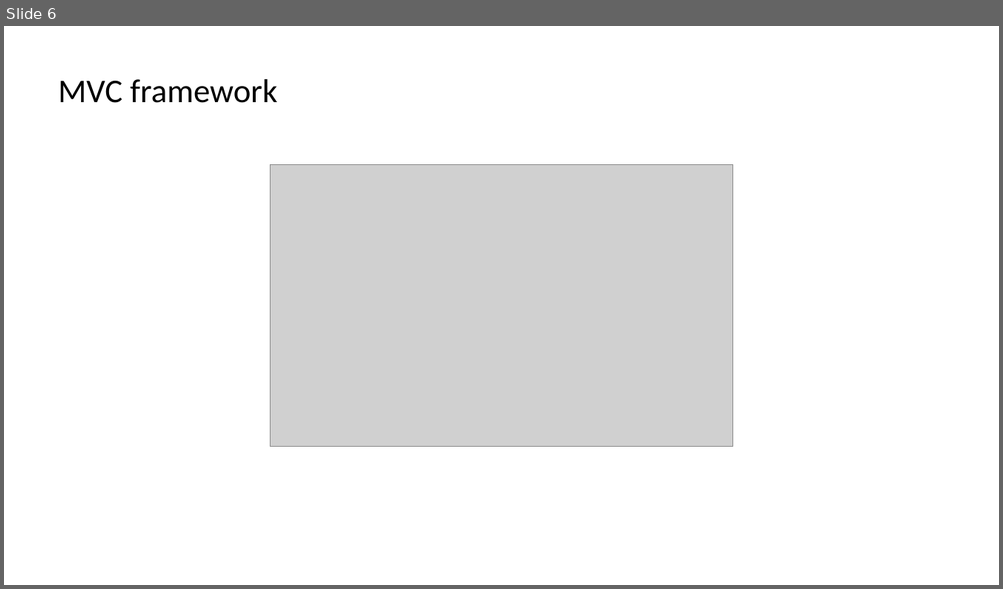
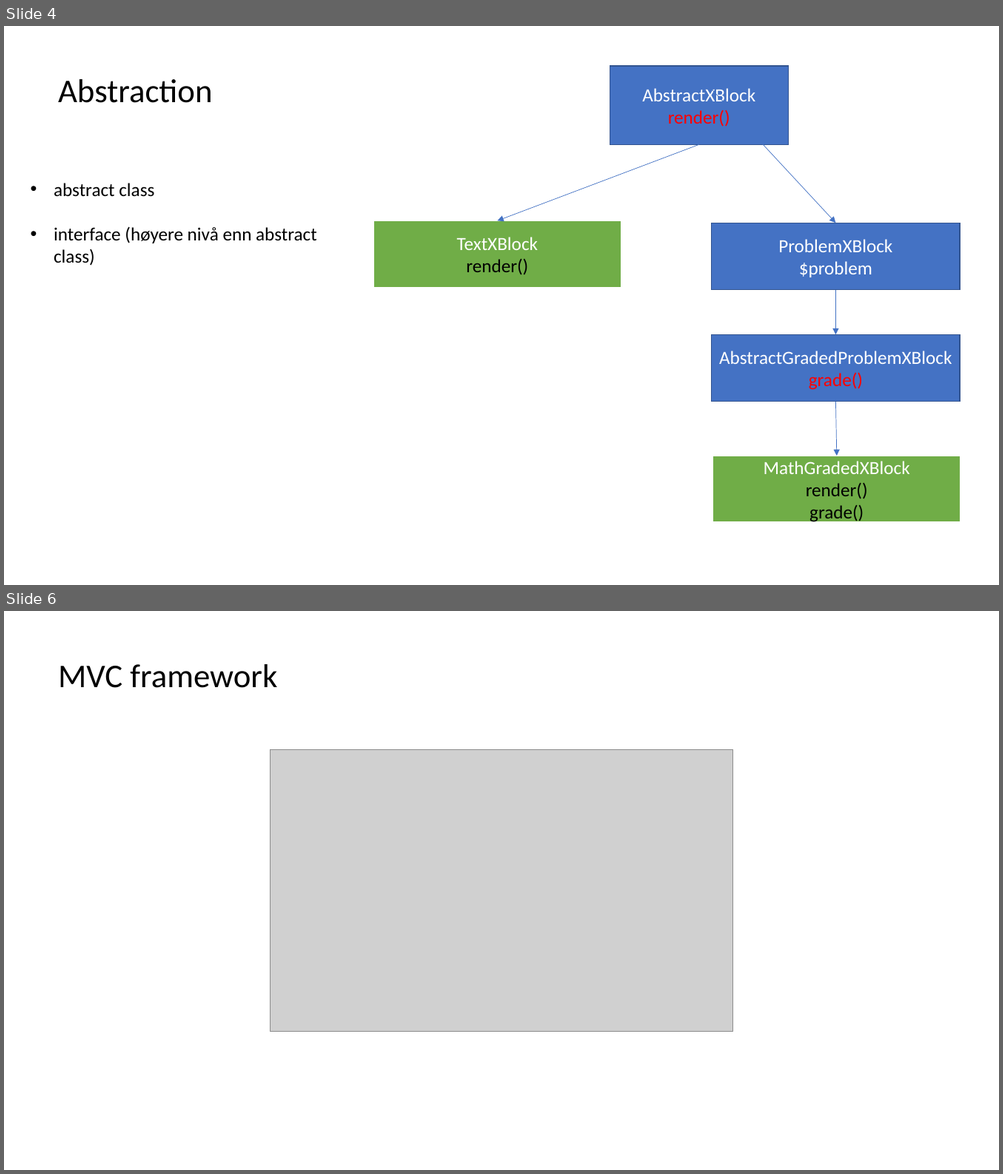
Before and after one commit to himoldeonline/mvc, a slide deck: docs/concepts.pptx. Shown one above the other, each under a label of ours: slide 6 before the commit, slides 4 and 6 after it; the slides between them are not shown. The pictures are 1003x589 and 1003x1174 pixels, drawn with LibreOffice and Linux fonts; fonts in the diff are those of the drawing; grey boxes stand for pictures. Boxes give left, top, right and bottom in pixels: in the first picture for what was removed or moved away, otherwise in the second. Text is boxed around its words. In the diff, an @@ line names an element or a change of style, - is before the commit and + after.

```diff
--- a/docs/concepts.pptx
+++ b/docs/concepts.pptx
@@ slide 4 added at (x1=4, y1=26, x2=999, y2=585), background #FFFFFF @@
@@ rectangle added at (x1=610, y1=65, x2=788, y2=144), fill #4472C4, outline #325491 1 pt, 18 pt, text #FFFFFF @@
+AbstractXBlock
+render()
@@ text added at (x1=58, y1=79, x2=212, y2=103), 32 pt, text #000000 @@
+Abstraction
@@ arrow added from (699, 76) to (836, 223), #4472C4 0.5 pt @@
@@ arrow added from (699, 144) to (497, 221), #4472C4 0.5 pt @@
@@ text added at (x1=54, y1=183, x2=317, y2=266), 18 pt, text #000000 @@
+• abstract class
+• interface (høyere nivå enn abstract class)
@@ rectangle added at (x1=373, y1=221, x2=622, y2=288), fill #70AD47, outline #FFFFFF 1.5 pt, 18 pt, text #FFFFFF @@
+TextXBlock
+render()
@@ rectangle added at (x1=711, y1=223, x2=960, y2=290), fill #4472C4, outline #325491 1 pt, 18 pt, text #FFFFFF @@
+ProblemXBlock
+$problem
@@ arrow added from (836, 290) to (836, 335), #4472C4 0.5 pt @@
@@ rectangle added at (x1=711, y1=335, x2=960, y2=402), fill #4472C4, outline #325491 1 pt, 18 pt, text #FFFFFF @@
+AbstractGradedProblemXBlock
+grade()
@@ arrow added from (836, 402) to (836, 456), #4472C4 0.5 pt @@
@@ rectangle added at (x1=713, y1=456, x2=962, y2=523), fill #70AD47, outline #FFFFFF 1.5 pt, 18 pt, text #FFFFFF @@
+MathGradedXBlock
+render()
+grade()
```
Also in this commit, not shown: 3 other slides added, 4 slides removed, 2 other files.
